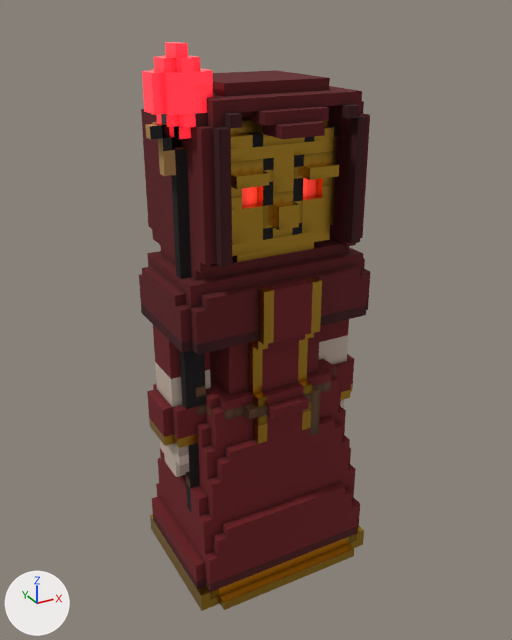
Before and after pictures for a commit that changed the glTF model src/games/arena/monsters/models/cultist.glb.
Before and after are seen from a 50 mm camera at (-1.2, -2.18, 21.4) aimed at (0.0, 0.0, 20.31). Lighting does not change. The marker at lower left points along +X, +Y and +Z. The picture after the commit comes second. Vertices at exactly the same position are counted once.

The older version as bpy lines, for what is in view:
```python
me_body = bpy.data.meshes.new('body')
me_body.from_pydata(...)  # 5894 vertices, 10482 faces; spans x -0.42..0.42, y -0.31..0.31, z 19.27..21.31
me_body.materials.append(mat_cultist)
ob_body = bpy.data.objects.new('body', me_body)
ob_body.location = (0.0, 0.0, 0.0)
```
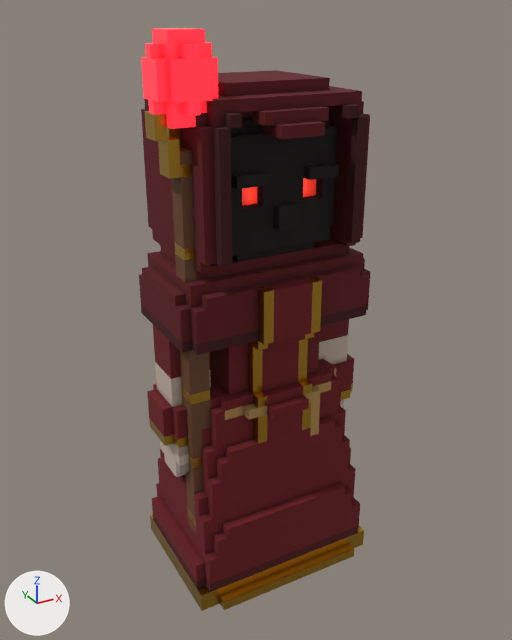
Pixel boxes [x1, y1, x2, y2] of what changed, in the pictures (512 x 640 px):
'body', reshaped
    before: [139, 42, 371, 611]
    after: [139, 28, 371, 611]
part 1 of me_body, built on
    before: [142, 42, 213, 530]
    after: [141, 28, 253, 547]
part 2 of me_body, surface changed
    before: [153, 57, 364, 600]
    after: [145, 44, 364, 600]

What changed in the scene script:
```text
Change me_body:
    used by ob_body; location = (0.0, 0.0, 0.0)
    remove me_body.from_pydata(...)  # 5894 vertices, 10482 faces; spans x -0.42..0.42, y -0.31..0.31, z 19.27..21.31
    add me_body.from_pydata(...)  # 5997 vertices, 10710 faces; spans x -0.42..0.42, y -0.31..0.31, z 19.27..21.35
    me_body part 1: 2 vertices moved from x -0.31, y -0.15, z 21.23..21.27 to x -0.27, y -0.19, z 21.27..21.31; 71 vertices removed from x -0.42..-0.23, y -0.19..-0.04, z 19.62..21.31; 174 vertices added at x -0.42..-0.15, y -0.23..-0.04, z 19.5..21.35
    me_body part 2: 1687 kept faces spanning x -0.42..0.38, y -0.31..0.31, z 19.27..21.31 get new texture (UV) coordinates
```
